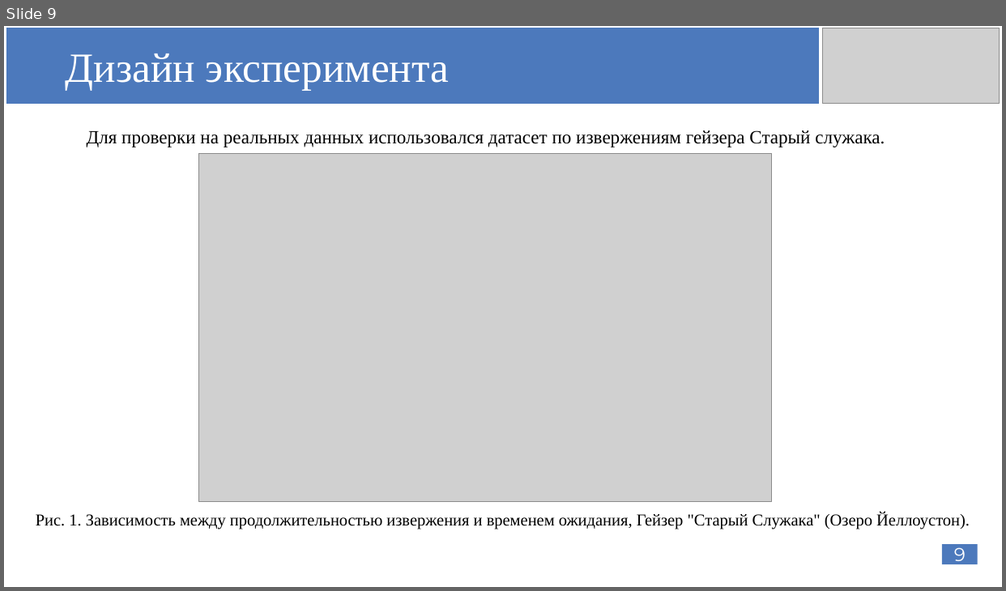
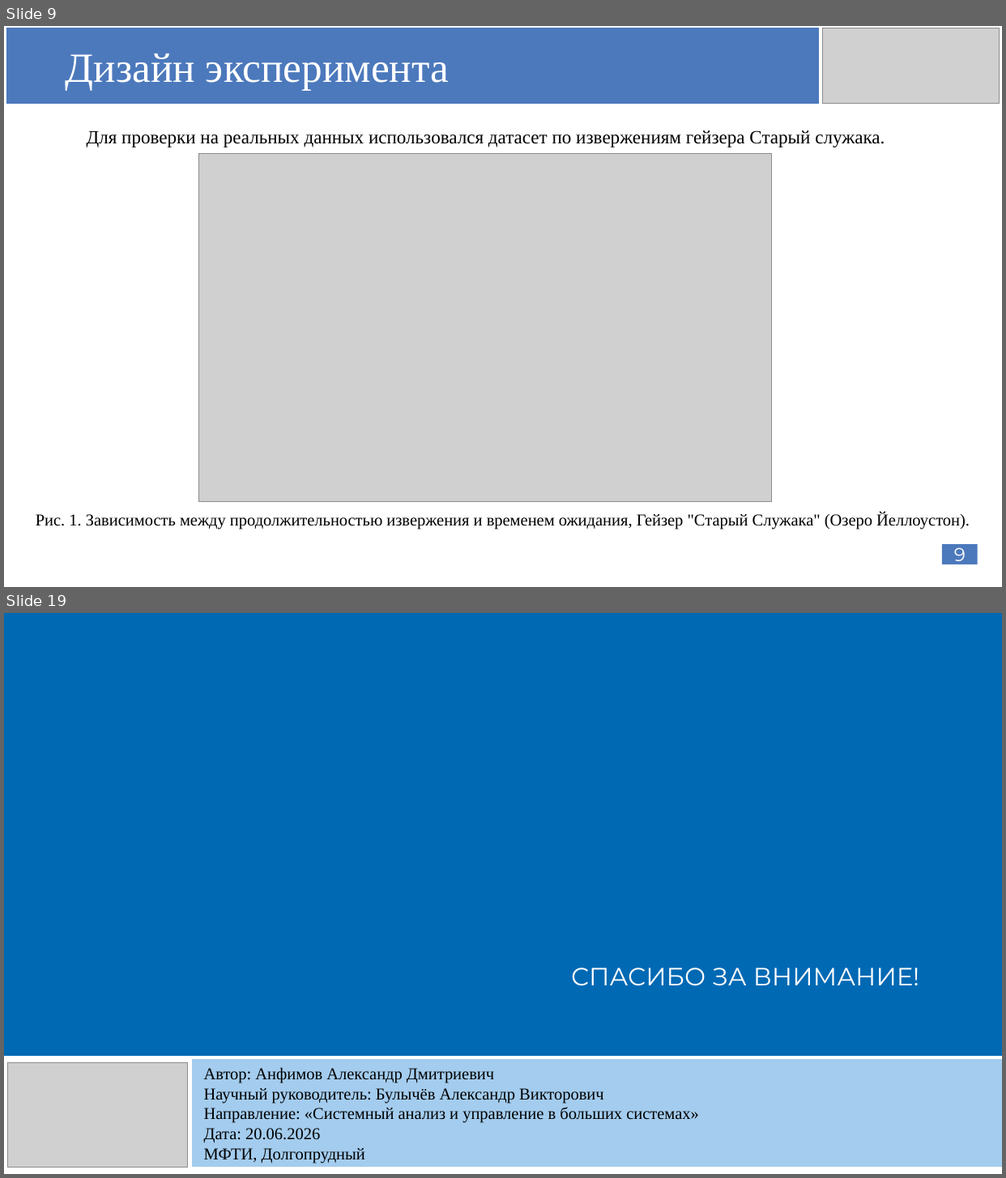
Before and after one commit to AnfimovAleksandr/mag_diploma, a slide deck: Защита диплома/Anfimov_diplom_shablon.pptx. Shown one above the other, each under a label of ours: slide 9 before the commit, slides 9 and 19 after it; the slides between them are not shown. The pictures are 1006x591 and 1006x1178 pixels, drawn with LibreOffice and Linux fonts; fonts in the diff are those of the drawing; grey boxes stand for pictures. Boxes give left, top, right and bottom in pixels: in the first picture for what was removed or moved away, otherwise in the second. Text is boxed around its words. In the diff, an @@ line names an element or a change of style, - is before the commit and + after.

```diff
--- a/Защита диплома/Anfimov_diplom_shablon.pptx
+++ b/Защита диплома/Anfimov_diplom_shablon.pptx
@@ slide 19 added at (x1=4, y1=613, x2=1002, y2=1174), background #FFFFFF @@
@@ rectangle added at (x1=4, y1=613, x2=1002, y2=1056), fill #0069B4, 24 pt, text #FFFFFF @@
+СПАСИБО ЗА ВНИМАНИЕ!
@@ picture added at (x1=8, y1=1063, x2=187, y2=1167) @@
@@ rectangle added at (x1=192, y1=1060, x2=1002, y2=1168), fill #A3CCEE, 16 pt, text #000000 @@
+Автор: Анфимов Александр Дмитриевич
+Научный руководитель: Булычёв Александр Викторович
+Направление: «Системный анализ и управление в больших системах»
+Дата: 20.06.2026
+МФТИ, Долгопрудный
```
Also in this commit, not shown: 11 slides changed, 15 other slides added, 38 other files.
